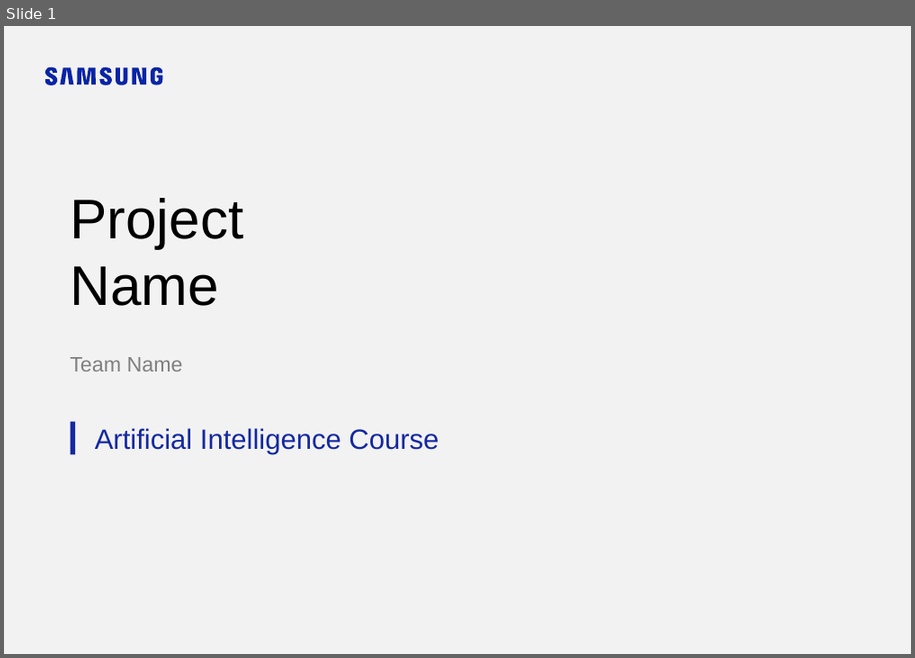
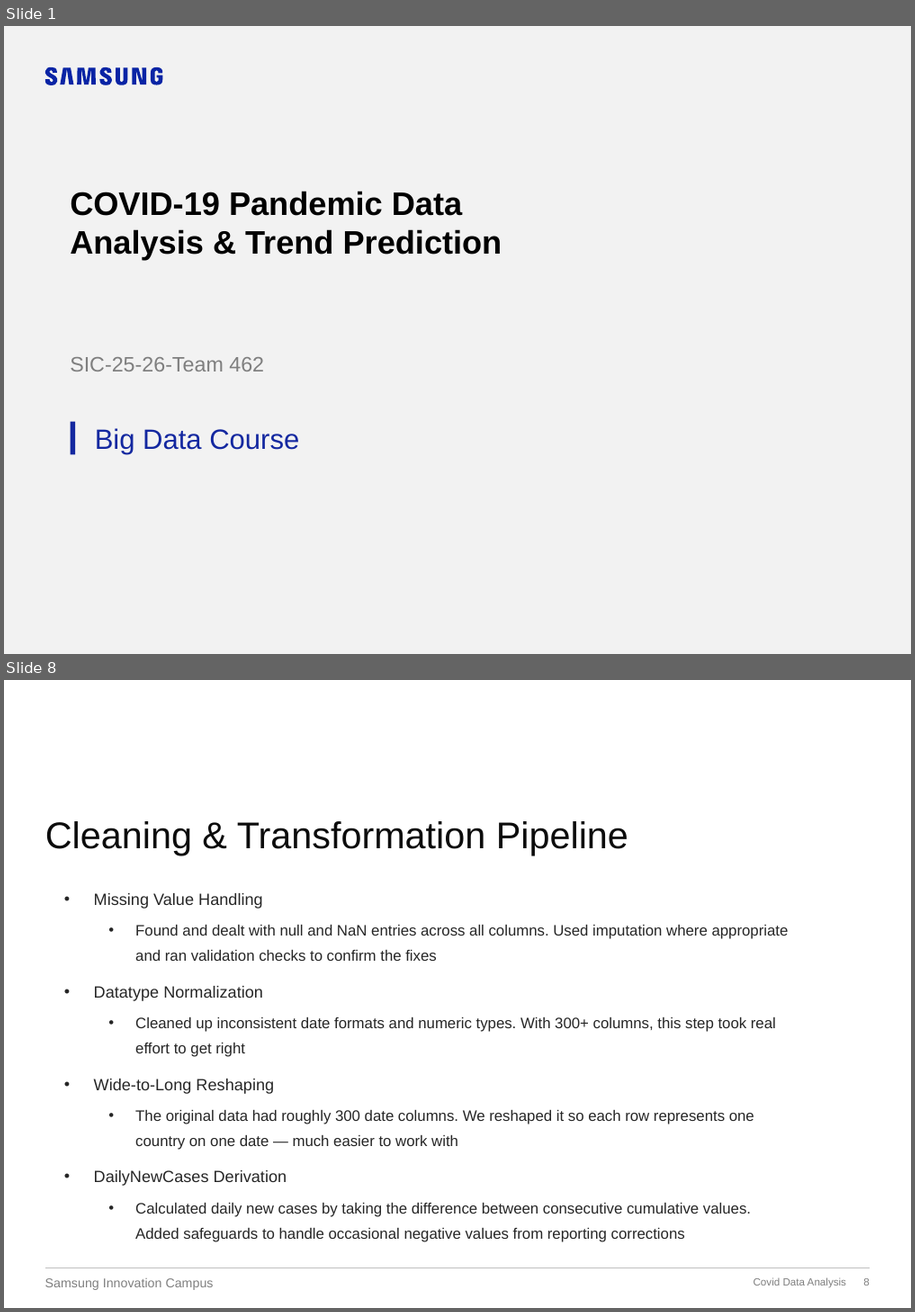
Before and after one commit to prabh9050/SIC-25-26-TEAM462, a slide deck: submission_template/4 Project Presentation.pptx. Shown one above the other, each under a label of ours: slide 1 before the commit, slides 1 and 8 after it; the slides between them are not shown. The pictures are 915x658 and 915x1312 pixels, drawn with LibreOffice and Linux fonts; fonts in the diff are those of the drawing; background and template pictures are left out. Boxes give left, top, right and bottom in pixels: in the first picture for what was removed or moved away, otherwise in the second. Text is boxed around its words. In the diff, an @@ line names an element or a change of style, - is before the commit and + after.

```diff
--- a/submission_template/4 Project Presentation.pptx
+++ b/submission_template/4 Project Presentation.pptx
@@ slide 8 added at [4,680,911,1308], background picture (left out) @@
@@ title added at [45,821,629,856], 32 pt, text #0C0C0C @@
+Cleaning & Transformation Pipeline
@@ text added at [94,893,789,1242], 13 pt, text #262626 @@
+• Missing Value Handling
+  • Found and dealt with null and NaN entries across all columns. Used imputation where appropriate and ran validation checks to confirm the fixes
+• Datatype Normalization
+  • Cleaned up inconsistent date formats and numeric types. With 300+ columns, this step took real effort to get right
+• Wide-to-Long Reshaping
+  • The original data had roughly 300 date columns. We reshaped it so each row represents one country on one date — much easier to work with
+• DailyNewCases Derivation
+  • Calculated daily new cases by taking the difference between consecutive cumulative values. Added safeguards to handle occasional negative values from reporting corrections
@@ text added at [218,1109,248,1121], 18 pt, text #FFFFFF @@
+2.1 Data Preprocessing
@@ line added from (45, 1269) to (869, 1269), #BFBFBF 0.75 pt @@
@@ text added at [45,1278,214,1290], 11 pt, text #7F7F7F @@
+Samsung Innovation Campus
@@ text added at [754,1278,846,1288], 9 pt, text #7F7F7F @@
+Covid Data Analysis
@@ page number added at [864,1278,869,1286], 9 pt, text #7F7F7F @@
+8
@@ slide 1 changed as well @@
@@ title at [70,191,503,260]: text changed; size 48 to 28 pt; bold on @@
-Project
-Name
+COVID-19 Pandemic Data Analysis & Trend Prediction
@@ text at [70,357,264,372]: text changed @@
-Team Name
+SIC-25-26-Team 462
@@ text at [95,428,299,455]: text changed @@
-Artificial Intelligence Course
+Big Data Course
```
Also in this commit, not shown: 1 other slide changed, 16 other slides added, 2 slides removed, 3 other files.
